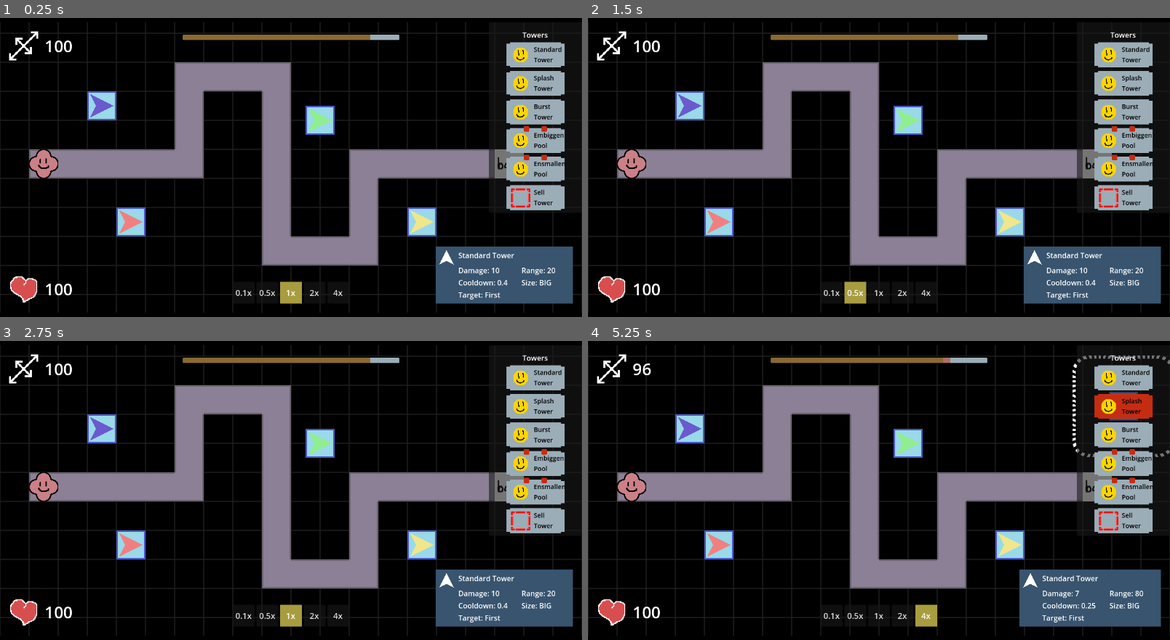
Above: before the commit, frames 1-4 (two rows, left to right).
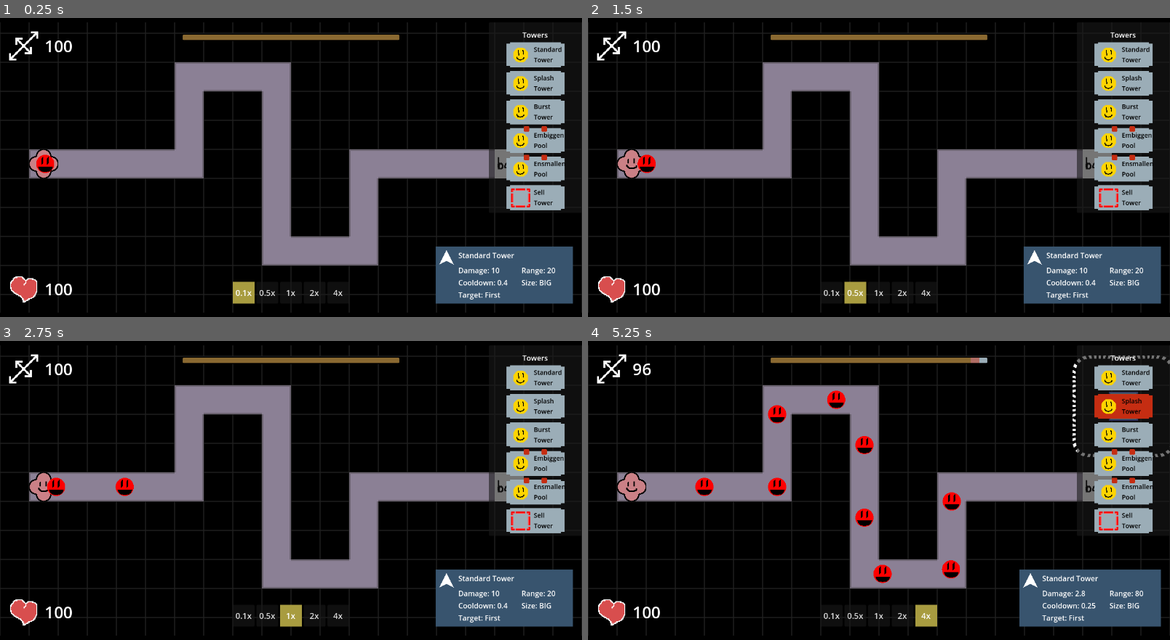
Above: after the commit, the same moments.

Repository: ladybunne/gmtk-game-jam-2024
Game: Godot game, scene res://MainScene.tscn
Two runs of this game, one before a commit and one after it. Both use one fixed random seed, a clock stepped at 60 frames per second and the inputs below.
Inputs (mouse positions are in pixels of both pictures, inside the frame that each line leads up to):
- Up to frame 1 (0.25 s): no input
- Up to frame 2 (1.5 s): click (832, 293) at 0.5 s, where only the run before the commit has a clickable "0.1x"; click "0.5x" at 1.25 s
- Up to frame 3 (2.75 s): click "1x" at 2 s
- Up to frame 4 (5.25 s): click "2x" at 2.75 s; click "4x" at 3.5 s; click "Standard Tower" at 4.25 s; click "Splash Tower" at 5 s

The runs differ from the first frame. In frame 1, 2.8% of the frame differs, in the area x 6-75%, y 5-96%; in frame 2, 2.2%; in frame 3, 2.3%; in frame 4, 3.5%, in the area x 15-100%, y 4-86%.
Error before the commit: Invalid assignment of property or key 'radius' with value of type 'float' on a base object of type 'null instance'. (res://GameThings/Enemy.gd:32)

Commit message:
Tweaked some settings
added timescale options to the speedUI, changed some tower scaling numbers, made it so you start with no towers

Diff:
--- a/GameThings/Enemy.gd
+++ b/GameThings/Enemy.gd
@@ -114,7 +114,7 @@
 		get_tree().get_first_node_in_group("Level").add_child(flecks)
 		flecks.global_position = global_position
 		flecks.direction = direction
-		flecks.scale_amount_max =flecks.scale_amount_max*damage
+		flecks.scale_amount_max = damage/log(10)
 		flecks.emitting = true
 		flecks.finished.connect(func(): kill_particle(flecks))
 
--- a/GameThings/Spawner.gd
+++ b/GameThings/Spawner.gd
@@ -3,7 +3,7 @@
 @onready var next_unit_spawn_timer: Timer = %NextSpawnTimer
 @onready var next_corps_spawn_timer: Timer = %NextCorpsTimer
 @onready var next_wave_timer: Timer = %NextWaveTimer
-
+@onready var enemyScene: PackedScene = preload("res://GameThings/Enemy.tscn")
 @export var waveSet: WaveSetData
 var currentWaveIndex: int = 0
 var currentCorpsIndex: int = 0
@@ -29,13 +29,14 @@
 func spawn_unit(unit: UnitData):
 	while currentUnitIndex < currentCorps.units.size():
 		create_enemy(unit)
-		next_unit_spawn_timer.wait_time = currentCorps.interval
+		next_unit_spawn_timer.wait_time = currentCorps.unitInterval
 		next_unit_spawn_timer.start()
 		await next_unit_spawn_timer.timeout
 		currentUnitIndex+=1
+	currentUnitIndex = 0
 
 func create_enemy(data: UnitData):
-		var new_enemy: Enemy = Enemy.new()
+		var new_enemy: Enemy = enemyScene.instantiate() as Enemy
 		new_enemy.initialise(data)
 		new_enemy.position = position
 		new_enemy.spawner = self
@@ -44,20 +45,23 @@
 
 func spawn_corps(corps: CorpsData):
 	while currentCorpsIndex < currentWave.corps.size():
+		print("Wave "+str(currentWaveIndex+1) + ", Corps "+str(currentCorpsIndex+1))
 		spawn_unit(currentUnit)
 		next_corps_spawn_timer.wait_time = currentWave.corpsInterval
 		next_corps_spawn_timer.start()
 		await next_corps_spawn_timer.timeout
 		currentCorpsIndex+=1
+	currentCorpsIndex = 0
 
 func spawn_wave(wave: WaveData):
 	while currentWaveIndex < waveSet.waves.size():
 		spawn_corps(currentCorps)
-		next_wave_timer.waitTime = waveSet.waveInterval
+		next_wave_timer.wait_time = waveSet.waveInterval
 		next_wave_timer.start()
 		await next_wave_timer.timeout
 		currentWaveIndex+=1
-	print("out of stuff")
+	print("out of waves")
+
 
 
 #DEPRECATED
--- a/GameThings/Tower.gd
+++ b/GameThings/Tower.gd
@@ -61,9 +61,9 @@
 	#modify
 	match tower_data.type:
 		TowerData.TowerType.Standard:
-			damage *= currentCost/4
+			damage *= currentCost/10
 		TowerData.TowerType.Splash:
-			splash_range *= currentCost/16
+			splash_range *= currentCost/50
 		TowerData.TowerType.Capacity:
 			ammo_capacity += currentCost/4
 		TowerData.TowerType.Embiggen:
--- a/GameThings/TowerResources/CapacityTower.tres
+++ b/GameThings/TowerResources/CapacityTower.tres
@@ -4,10 +4,10 @@
 
 [resource]
 script = ExtResource("1_0kmka")
-damage = 6.0
-cooldown = 3.0
+damage = 2.0
+cooldown = 2.0
 target_range = 60.0
 splash_range = null
-ammo_capacity = null
-rate_of_fire = null
+ammo_capacity = 20.0
+rate_of_fire = 0.01
 type = 1
--- a/GameThings/TowerResources/SplashTower.tres
+++ b/GameThings/TowerResources/SplashTower.tres
@@ -4,8 +4,8 @@
 
 [resource]
 script = ExtResource("1_syrjk")
-damage = 12.0
-cooldown = 4.0
+damage = 20.0
+cooldown = 3.0
 target_range = 100.0
 splash_range = 120.0
 ammo_capacity = 10.0
--- a/GameThings/TowerResources/StandardTower.tres
+++ b/GameThings/TowerResources/StandardTower.tres
@@ -10,4 +10,4 @@
 splash_range = 50.0
 ammo_capacity = null
 rate_of_fire = null
-type = null
+type = 0
--- a/Scenes/TestLevel.tscn
+++ b/Scenes/TestLevel.tscn
@@ -1,8 +1,7 @@
-[gd_scene load_steps=4 format=4 uid="uid://dqx0tgwtfe1g8"]
+[gd_scene load_steps=3 format=4 uid="uid://dqx0tgwtfe1g8"]
 
 [ext_resource type="PackedScene" uid="uid://w6fk256glcoe" path="res://GameThings/Level.tscn" id="1_2db0s"]
 [ext_resource type="PackedScene" uid="uid://cqontydq58tyy" path="res://GameThings/Buildings.tscn" id="2_j408f"]
-[ext_resource type="PackedScene" uid="uid://dx6o8vnri4fmf" path="res://GameThings/Tower.tscn" id="4_cgdvt"]
 
 [node name="TestLevel" type="Node2D" groups=["Level"]]
 
@@ -11,18 +10,3 @@
 
 [node name="Buildings" parent="." instance=ExtResource("2_j408f")]
 tile_map_data = PackedByteArray("AAABAAUAAAAAAAAAAQARAAUAAAAAAAAAAgA=")
-
-[node name="FirstTower" parent="." instance=ExtResource("4_cgdvt")]
-position = Vector2(224, 224)
-
-[node name="LastTower" parent="." instance=ExtResource("4_cgdvt")]
-position = Vector2(288, 480)
-targeting_mode = 1
-
-[node name="CloseTower" parent="." instance=ExtResource("4_cgdvt")]
-position = Vector2(704, 256)
-targeting_mode = 2
-
-[node name="StrongTower" parent="." instance=ExtResource("4_cgdvt")]
-position = Vector2(928, 480)
-targeting_mode = 3
--- a/Scenes/UI/SpeedControlUI.gd
+++ b/Scenes/UI/SpeedControlUI.gd
@@ -1,4 +1,8 @@
 extends CanvasLayer
+
+enum TimeScale{Tenth, Half, One, Two, Four}
+
+@export var startTimeScale: TimeScale = TimeScale.One
 
 var active_button: Button :
 	set(p_active_button):
@@ -9,7 +13,19 @@
 			active_button.disabled = true
 
 func _ready() -> void:
-	active_button = %One
+
+	match startTimeScale:
+		TimeScale.Tenth:
+			tenth_pressed()
+		TimeScale.Half:
+			half_pressed()
+		TimeScale.One:
+			one_pressed()
+		TimeScale.Two:
+			two_pressed()
+		TimeScale.Four:
+			four_pressed()
+
 	# I prefer connecting stuff like this because you can see it easily.
 	%Tenth.pressed.connect(tenth_pressed)
 	%Half.pressed.connect(half_pressed)
--- a/Scenes/UI/SpeedControlUI.tscn
+++ b/Scenes/UI/SpeedControlUI.tscn
@@ -1,10 +1,11 @@
-[gd_scene load_steps=3 format=3 uid="uid://dxr8eyrr3byde"]
+[gd_scene load_steps=3 format=3 uid="uid://bne2y7benlta3"]
 
 [ext_resource type="Script" path="res://Scenes/UI/SpeedControlUI.gd" id="1_2iy8r"]
 [ext_resource type="Theme" uid="uid://0wid4bcxqwwa" path="res://Assets/Themes/SpeedButton.tres" id="2_vhyt6"]
 
-[node name="SpeedControlUI" type="CanvasLayer"]
+[node name="SpeedControlUI" type="CanvasLayer" groups=["SpeedUI"]]
 script = ExtResource("1_2iy8r")
+startTimeScale = 0
 
 [node name="MarginContainer" type="MarginContainer" parent="."]
 anchors_preset = 7
--- a/project.godot
+++ b/project.godot
@@ -40,3 +40,4 @@
 bigButton=""
 smallButton=""
 TerribleEndScreenGroup=""
+SpeedUI=""
Not shown: 1 places in GameThings/TowerButton.tscn that only renumber resources
Not shown: 1 places in GameThings/TowerResources/EmbiggenTower.tres that only renumber resources
Not shown: 1 places in GameThings/TowerResources/EnsmallenTower.tres that only renumber resources
